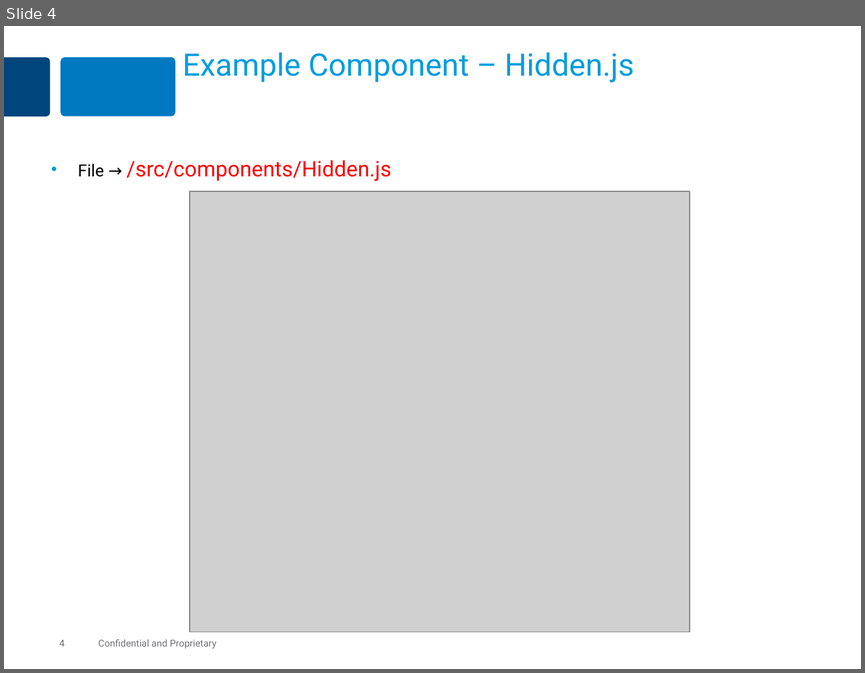
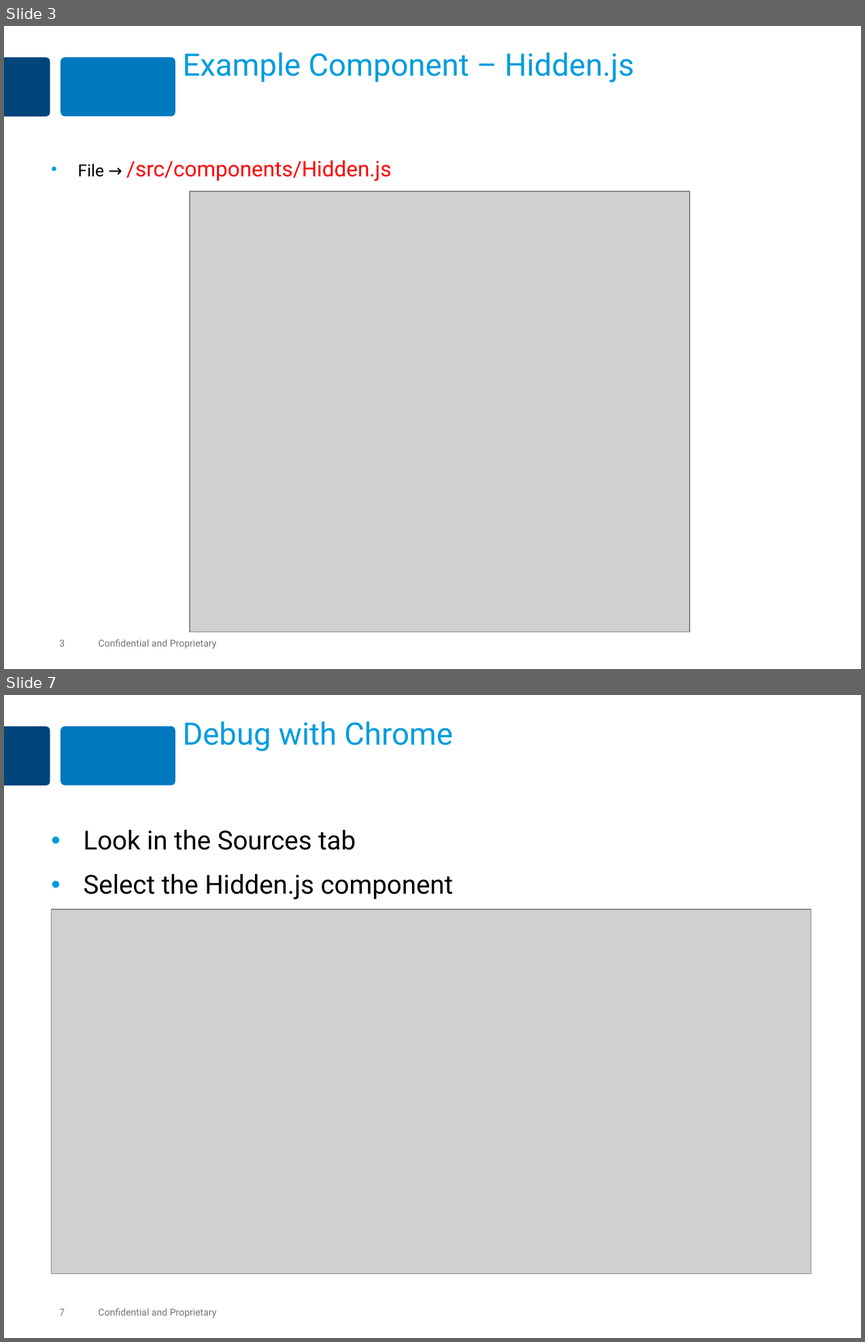
Before and after one commit to MaxMillington/react_practice, a slide deck: lesson-react-60-debugging/react-debugging.pptx. Shown one above the other, each under a label of ours: slide 4 before the commit, slides 3 and 7 after it; the slides between them are not shown. The pictures are 865x673 and 865x1342 pixels, drawn with LibreOffice and Linux fonts; fonts in the diff are those of the drawing; grey boxes stand for pictures. Boxes give left, top, right and bottom in pixels: in the first picture for what was removed or moved away, otherwise in the second. Text is boxed around its words. In the diff, an @@ line names an element or a change of style, - is before the commit and + after.

```diff
--- a/lesson-react-60-debugging/react-debugging.pptx
+++ b/lesson-react-60-debugging/react-debugging.pptx
@@ slide 7 added at (4,695,861,1338), background #FFFFFF; not listed: 4 template elements that a slide beside it also shows @@
@@ title added at (183,722,453,751), 26 pt, text #009CDE @@
+Debug with Chrome
@@ text added at (84,830,453,900), 22 pt, text #000000 @@
+• Look in the Sources tab
+• Select the Hidden.js component
@@ picture added at (51,909,811,1273) @@
@@ what was slide 4 is now slide 3 @@
@@ page number at (59,639,65,646): text changed @@
-4
+3
```
Also in this commit, not shown: 3 slides changed, 5 other slides added, 26 slides removed, 37 other files.
